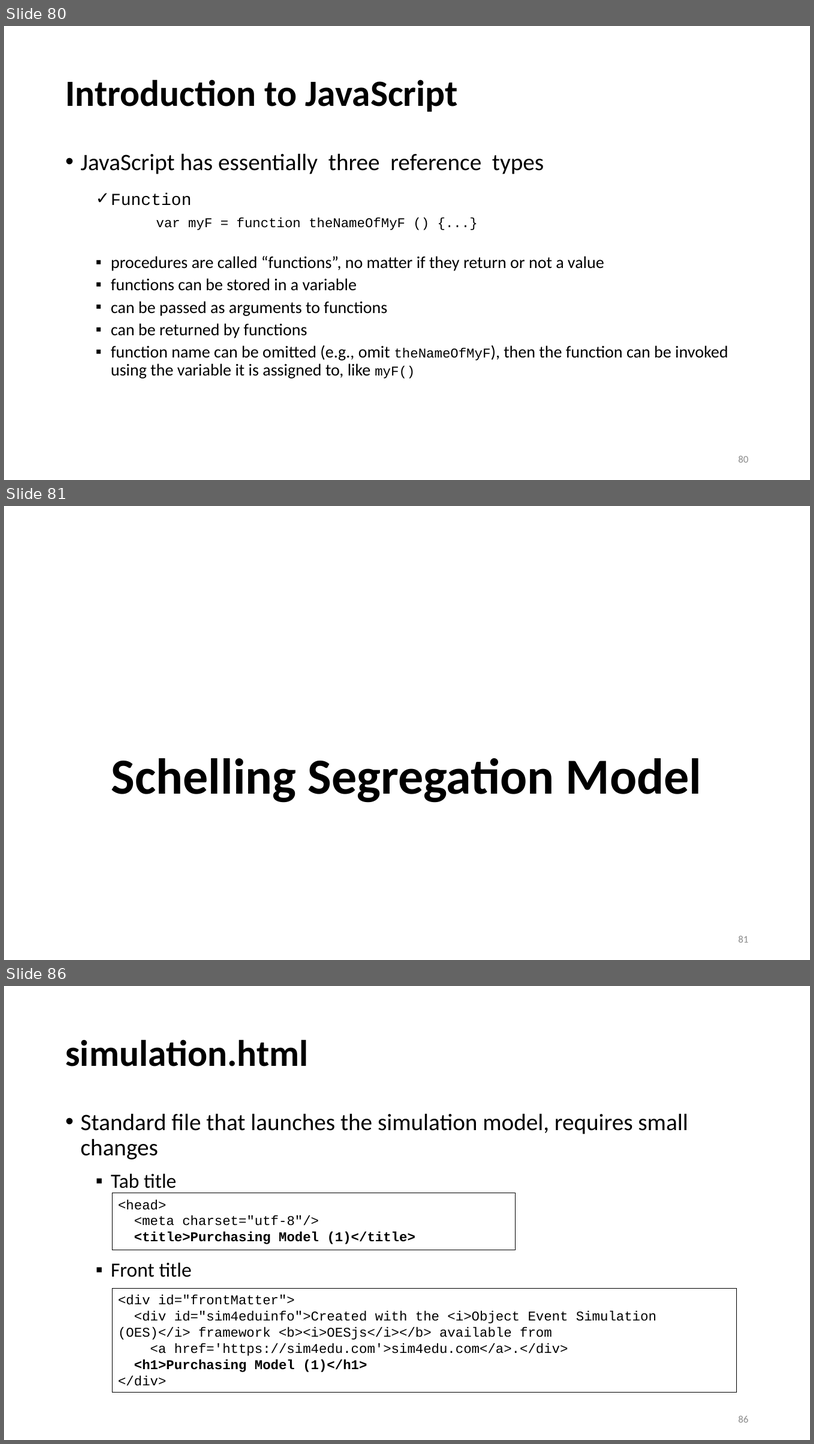
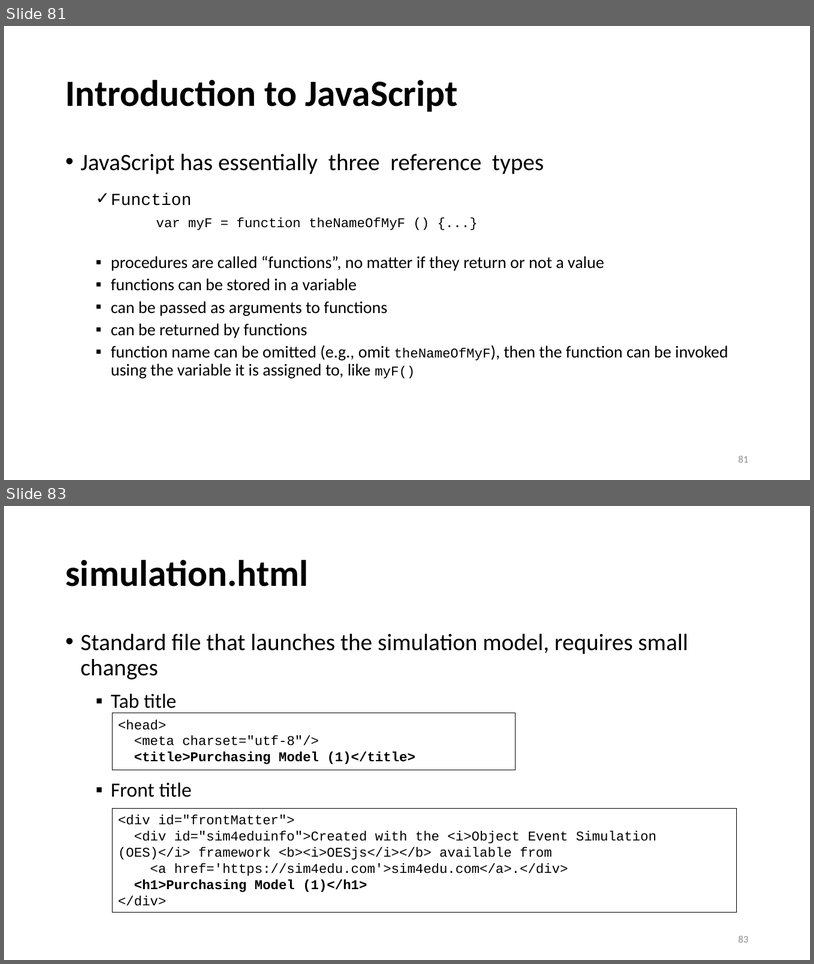
Before and after one commit to JackNico7/Computational-Thinking, a slide deck: presentation/introduction_to_javascript-based_simulation.pptx. Shown one above the other, each under a label of ours: slides 80, 81 and 86 before the commit, slides 81 and 83 after it; the slides between them are not shown. The pictures are 814x1444 and 814x964 pixels, drawn with LibreOffice and Linux fonts; fonts in the diff are those of the drawing. Boxes give left, top, right and bottom in pixels: in the first picture for what was removed or moved away, otherwise in the second. Text is boxed around its words. In the diff, an @@ line names an element or a change of style, - is before the commit and + after.

Commit message:
Update model description

```diff
--- a/presentation/introduction_to_javascript-based_simulation.pptx
+++ b/presentation/introduction_to_javascript-based_simulation.pptx
@@ slide 81 removed at (x1=4, y1=506, x2=810, y2=960), background #FFFFFF @@
@@ title removed at (x1=111, y1=758, x2=702, y2=802) @@
-Schelling Segregation Model
@@ page number removed at (x1=738, y1=935, x2=749, y2=942) @@
-81
@@ what was slide 80 is now slide 81 @@
@@ page number at (x1=738, y1=455, x2=749, y2=462): text changed @@
-80
+81
@@ what was slide 86 is now slide 83 @@
@@ page number at (x1=738, y1=935, x2=749, y2=942): text changed @@
-86
+83
```
Also in this commit, not shown: 6 slides changed, 1 slide added, 1 other slide removed, 21 other files.
